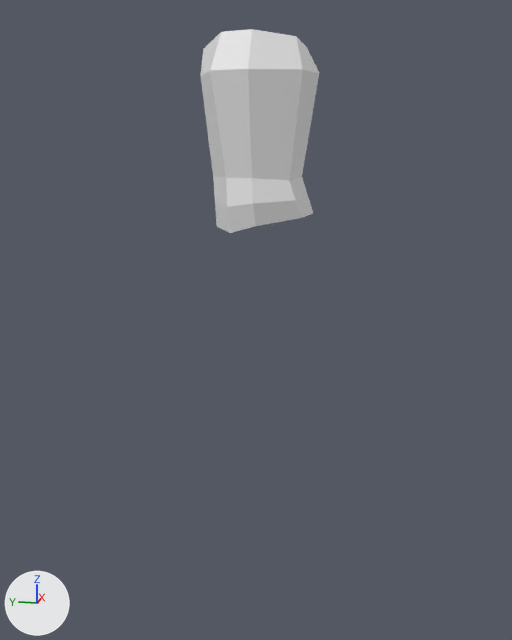
Renders of the glTF model assets/enemies/bad-guy1.glb from each side of a commit.
The view is the same before and after, from a camera (50 mm lens) standing at (-7.67, -1.49, 1.52) and looking at (-0.35, -0.02, -0.31). Every picture has the same lights, and +X, +Y and +Z are marked at lower left. Vertices at the same position are counted once.
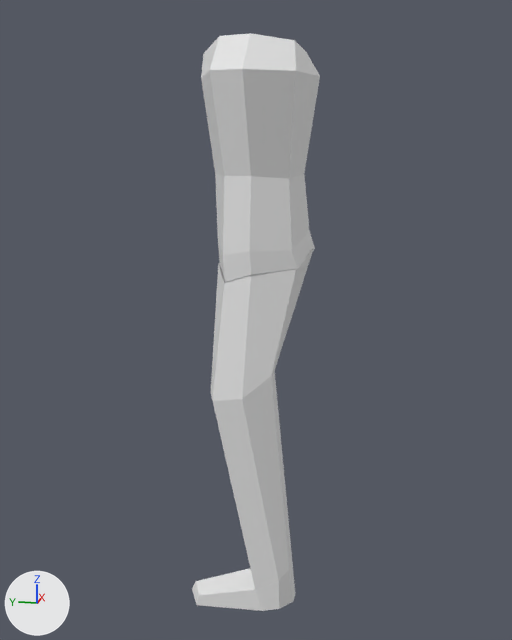
Commit message: Added legs

What differs and where, as boxes (x1, y1, x2, y2) in the pictures (512 x 640 px):
'Cube', reshaped (22% taller): before (200, 29, 319, 233); after (201, 33, 320, 282)
'Cylinder', added: after (192, 248, 314, 611)

Patch to the scene script:
```diff
--- a/assets/enemies/bad-guy1.glb.py
+++ b/assets/enemies/bad-guy1.glb.py
@@ me_cube_001 @@
 me_cube_001.from_pydata(...)  # 25 vertices, 32 faces; spans x -0.55..0.02, y -0.62..0.65, z 0.62..2.63
-me_cube_001.vertices[0].co = (-0.49, 0.41, 2.24)  # pixel (210, 70)
-me_cube_001.vertices[2].co = (-0.39, -0.5, 2.24)  # pixel (302, 69)
-me_cube_001.vertices[4].co = (-0.4, 0.24, 0.62)  # pixel (230, 233)
-me_cube_001.vertices[5].co = (-0.26, -0.5, 0.79)  # pixel (302, 217)
-me_cube_001.vertices[7].co = (-0.48, -0.02, 0.94)  # pixel (252, 203)
-me_cube_001.vertices[8].co = (-0.44, 0.26, 0.9)  # pixel (227, 206)
-me_cube_001.vertices[9].co = (-0.43, -0.04, 0.71)  # pixel (255, 226)
-me_cube_001.vertices[10].co = (-0.32, -0.44, 0.97)  # pixel (295, 200)
-me_cube_001.vertices[13].co = (-0.55, 0.01, 2.24)  # pixel (248, 68)
-me_cube_001.vertices[15].co = (0.0, 0.52, 1.19)  # pixel (213, 176)
-me_cube_001.vertices[16].co = (0.0, -0.46, 1.2)  # pixel (301, 176)
-me_cube_001.vertices[17].co = (0.0, -0.62, 2.24)  # pixel (319, 73)
-me_cube_001.vertices[18].co = (0.0, 0.65, 2.24)  # pixel (200, 75)
-me_cube_001.vertices[19].co = (0.0, 0.49, 0.64)  # pixel (216, 226)
-me_cube_001.vertices[20].co = (0.02, -0.58, 0.81)  # pixel (313, 213)
-me_cube_001.vertices[21].co = (0.01, -0.52, 1.0)  # pixel (307, 195)
-me_cube_001.vertices[22].co = (0.0, 0.51, 0.92)  # pixel (214, 201)
-me_cube_001.vertices[23].co = (0.0, -0.48, 2.5)  # pixel (306, 46)
-me_cube_001.vertices[24].co = (0.0, 0.61, 2.5)  # pixel (203, 48)
+# me_cube_001 part 1
+for i in [1, 3, 11]: me_cube_001.vertices[i].co += Vector((-0.17, -0.03, 0.03))
+for i in [6, 12, 14]: me_cube_001.vertices[i].co += Vector((-0.08, 0.0, -0.05))
+me_cube_001.vertices[0].co = (-0.67, 0.37, 2.22)  # pixel (209, 70)
+me_cube_001.vertices[2].co = (-0.64, -0.47, 2.21)  # pixel (296, 70)
+me_cube_001.vertices[4].co = (-0.65, 0.24, 0.15)  # pixel (225, 282)
+me_cube_001.vertices[5].co = (-0.44, -0.49, 0.28)  # pixel (297, 268)
+me_cube_001.vertices[7].co = (-0.67, -0.02, 0.48)  # pixel (249, 251)
+me_cube_001.vertices[8].co = (-0.65, 0.26, 0.43)  # pixel (222, 255)
+me_cube_001.vertices[9].co = (-0.66, -0.04, 0.24)  # pixel (251, 274)
+me_cube_001.vertices[10].co = (-0.47, -0.43, 0.47)  # pixel (291, 250)
+me_cube_001.vertices[13].co = (-0.84, 0.01, 2.21)  # pixel (242, 68)
+me_cube_001.vertices[15].co = (0.0, 0.5, 1.22)  # pixel (215, 173)
+me_cube_001.vertices[16].co = (0.0, -0.48, 1.22)  # pixel (304, 173)
+me_cube_001.vertices[17].co = (0.0, -0.63, 2.21)  # pixel (320, 76)
+me_cube_001.vertices[18].co = (0.0, 0.64, 2.21)  # pixel (201, 78)
+me_cube_001.vertices[19].co = (0.0, 0.46, 0.26)  # pixel (219, 260)
+me_cube_001.vertices[20].co = (0.0, -0.61, 0.43)  # pixel (315, 248)
+me_cube_001.vertices[21].co = (0.0, -0.55, 0.62)  # pixel (309, 231)
+me_cube_001.vertices[22].co = (0.0, 0.48, 0.54)  # pixel (217, 236)
+me_cube_001.vertices[23].co = (0.0, -0.48, 2.45)  # pixel (306, 52)
+me_cube_001.vertices[24].co = (0.0, 0.61, 2.45)  # pixel (203, 53)
@@ ob_cylinder @@
+ob_cylinder = bpy.data.objects.new('Cylinder', me_cylinder)  # 28 vertices, 44 faces; spans x -0.86..-0.05, y -0.6..0.75, z -3.68..0.44
+ob_cylinder.location = (0.0, 0.0, 0.0)
```
